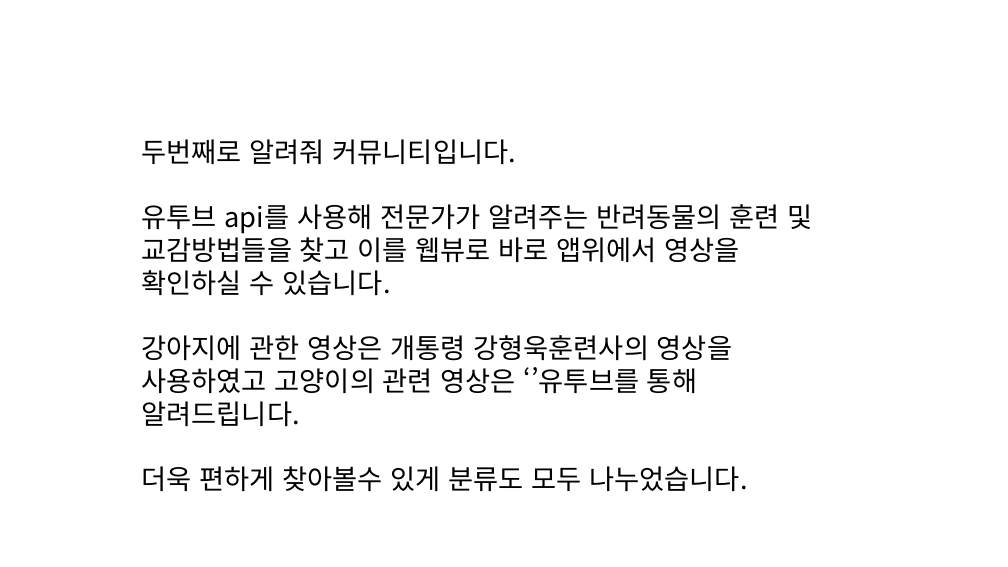
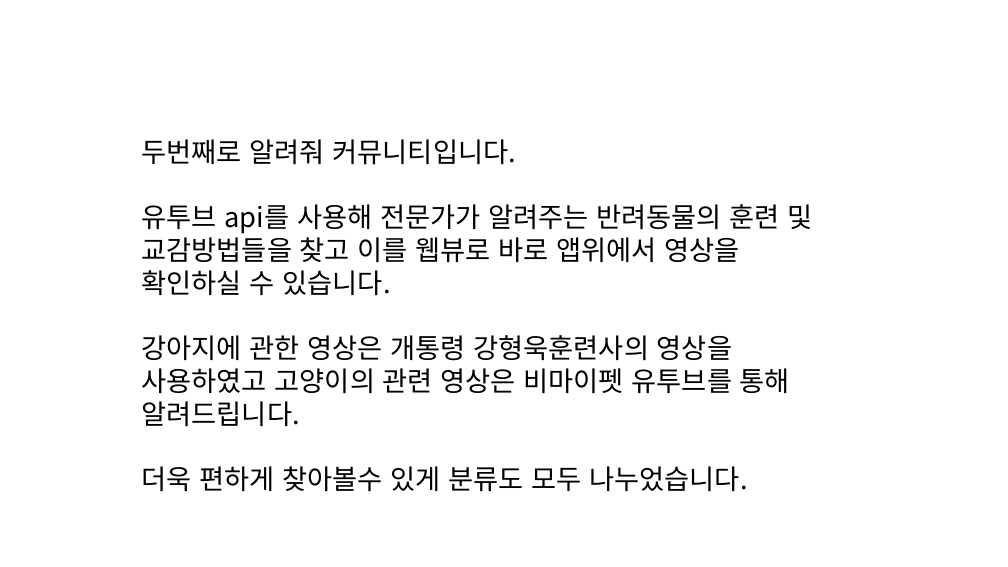
Before and after one commit to dino889/CuteCatDog, a slide deck: slide 20 of Document/최종 발표대본.pptx. Drawn at 1008x567 pixels with LibreOffice and Linux fonts; fonts in the diff are those of the drawing. Boxes give left, top, right and bottom in pixels: in the first picture for what was removed or moved away, otherwise in the second. Text is boxed around its words. In the diff, an @@ line names an element or a change of style, - is before the commit and + after.

Commit message:
update ppt

```diff
--- a/Document/최종 발표대본.pptx
+++ b/Document/최종 발표대본.pptx
@@ text at [141,335,790,426]: text changed @@
-강아지에 관한 영상은 개통령 강형욱훈련사의 영상을 사용하였고 고양이의 관련 영상은 ‘’유투브를 통해 알려드립니다.
+강아지에 관한 영상은 개통령 강형욱훈련사의 영상을 사용하였고 고양이의 관련 영상은 비마이펫 유투브를 통해 알려드립니다.
```
Also in this commit, not shown: 1 other slide changed, 1 other file.
